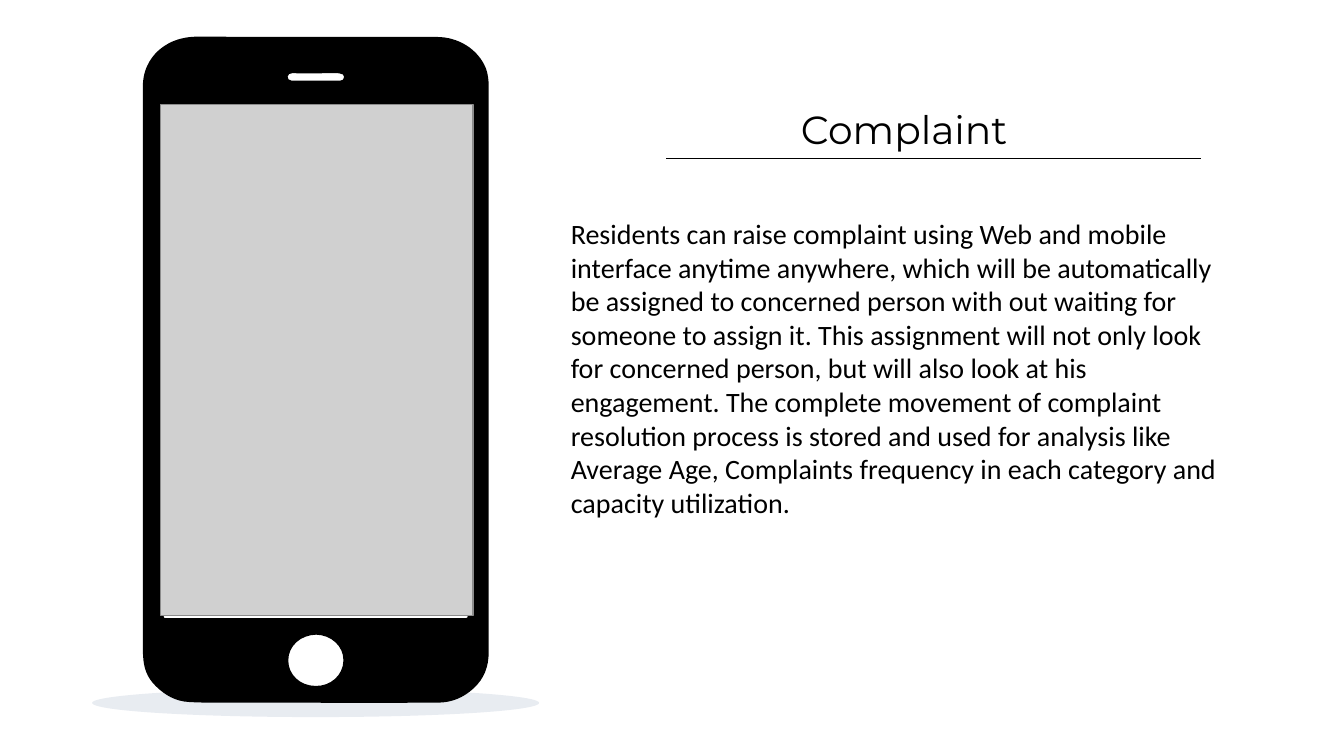
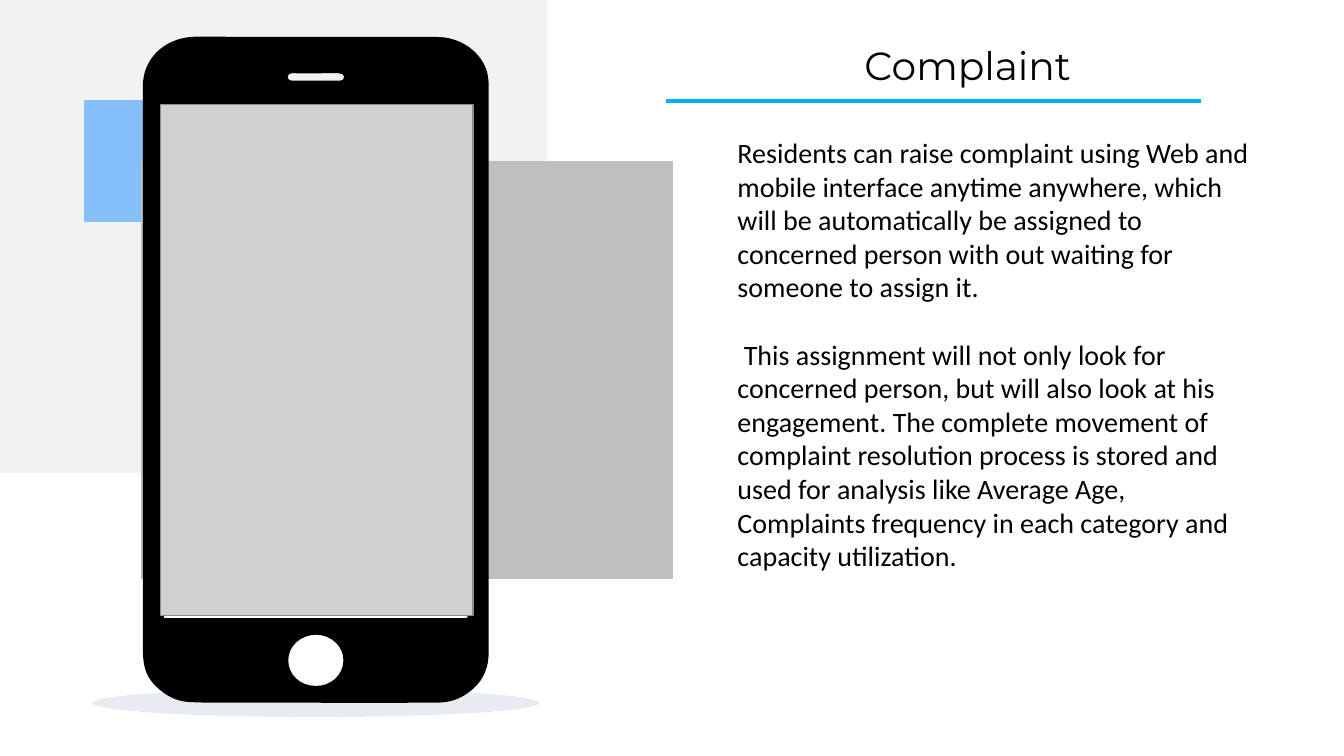
Before and after one commit to Anvisys/Documents, a slide deck: slide 7 of Nestin presentation & poster.pptx. Drawn at 1344x756 pixels with LibreOffice and Linux fonts; fonts in the diff are those of the drawing; grey boxes stand for pictures. Boxes give left, top, right and bottom in pixels: in the first picture for what was removed or moved away, otherwise in the second. Text is boxed around its words. In the diff, an @@ line names an element or a change of style, - is before the commit and + after.

```diff
--- a/Nestin presentation & poster.pptx
+++ b/Nestin presentation & poster.pptx
@@ freeform shape added at bbox=[0, 0, 546, 473], fill #F2F2F2, outline #F2F2F2 0 pt @@
@@ text "Complaint": place and size @@
-text "Complaint" at bbox=[801, 115, 1007, 152]
+text "Complaint" at bbox=[864, 51, 1070, 88]
@@ freeform shape added at bbox=[85, 101, 205, 221], fill #85C0FB, outline #85C0FB 0 pt @@
@@ line moved from (666, 158) - (1201, 158) to (666, 101) - (1201, 101) @@
@@ line (666, 101) - (1201, 101): stroke #000000 0.75 pt to #00B0F0 3 pt @@
@@ text at bbox=[737, 143, 1248, 571]: text changed @@
-Residents can raise complaint using Web and mobile interface anytime anywhere, which will be automatically be assigned to concerned person with out waiting for someone to assign it. This assignment will not only look for concerned person, but will also look at his engagement. The complete movement of complaint resolution process is stored and used for analysis like Average Age, Complaints frequency in each category and capacity utilization.
+Residents can raise complaint using Web and mobile interface anytime anywhere, which will be automatically be assigned to concerned person with out waiting for someone to assign it.
+This assignment will not only look for concerned person, but will also look at his engagement. The complete movement of complaint resolution process is stored and used for analysis like Average Age,
+Complaints frequency in each category and capacity utilization.
@@ freeform shape added at bbox=[142, 161, 673, 579], fill #BFBFBF, outline #BFBFBF 0 pt @@
```
Also in this commit, not shown: 5 other slides changed, 2 slides added, 4 other files.
